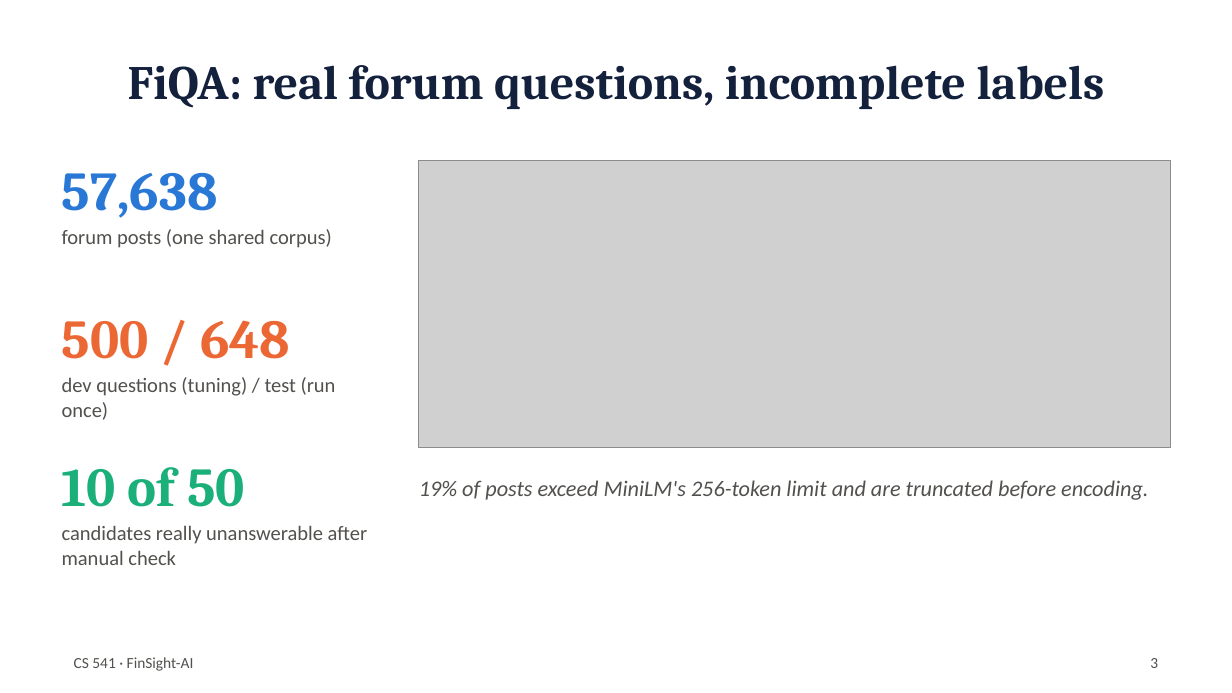
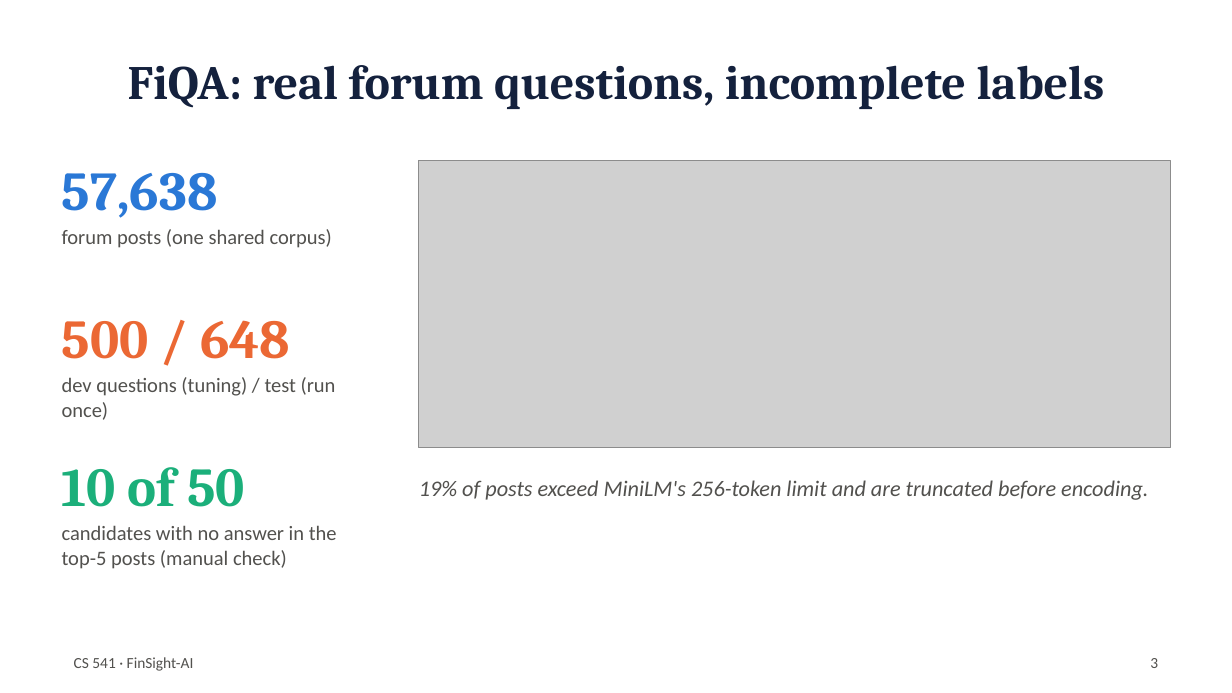
Before and after one commit to fafacannon5/FinSight-AI, a slide deck: slide 3 of report/FinSight-AI_slides.pptx. Drawn at 1232x693 pixels with LibreOffice and Linux fonts; fonts in the diff are those of the drawing; grey boxes stand for pictures. Boxes give left, top, right and bottom in pixels: in the first picture for what was removed or moved away, otherwise in the second. Text is boxed around its words. In the diff, an @@ line names an element or a change of style, - is before the commit and + after.

```diff
--- a/report/FinSight-AI_slides.pptx
+++ b/report/FinSight-AI_slides.pptx
@@ text at (62, 525, 337, 569): text changed @@
-candidates really unanswerable after manual check
+candidates with no answer in the top-5 posts (manual check)
```
Also in this commit, not shown: 4 other slides changed, 7 other files.
